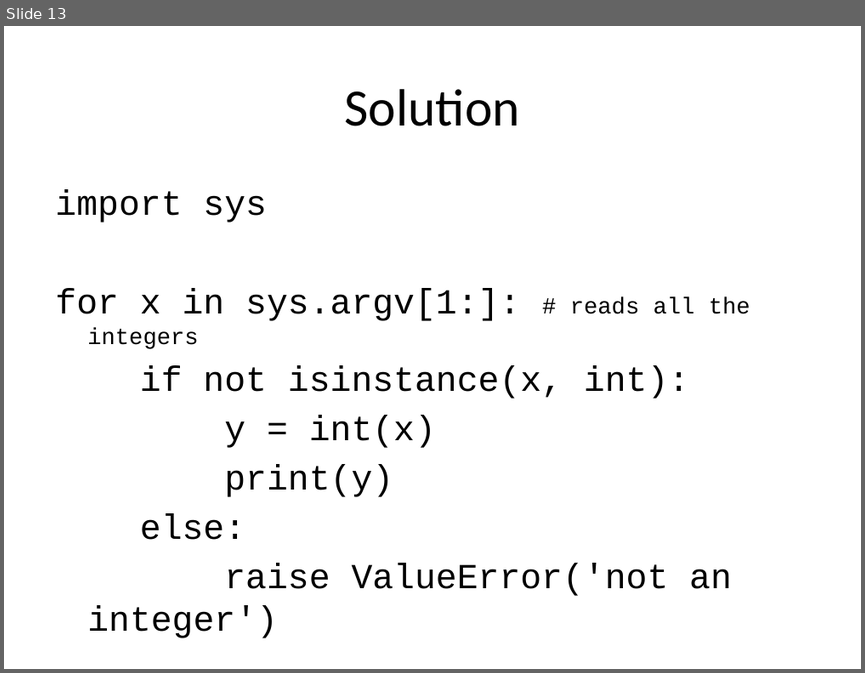
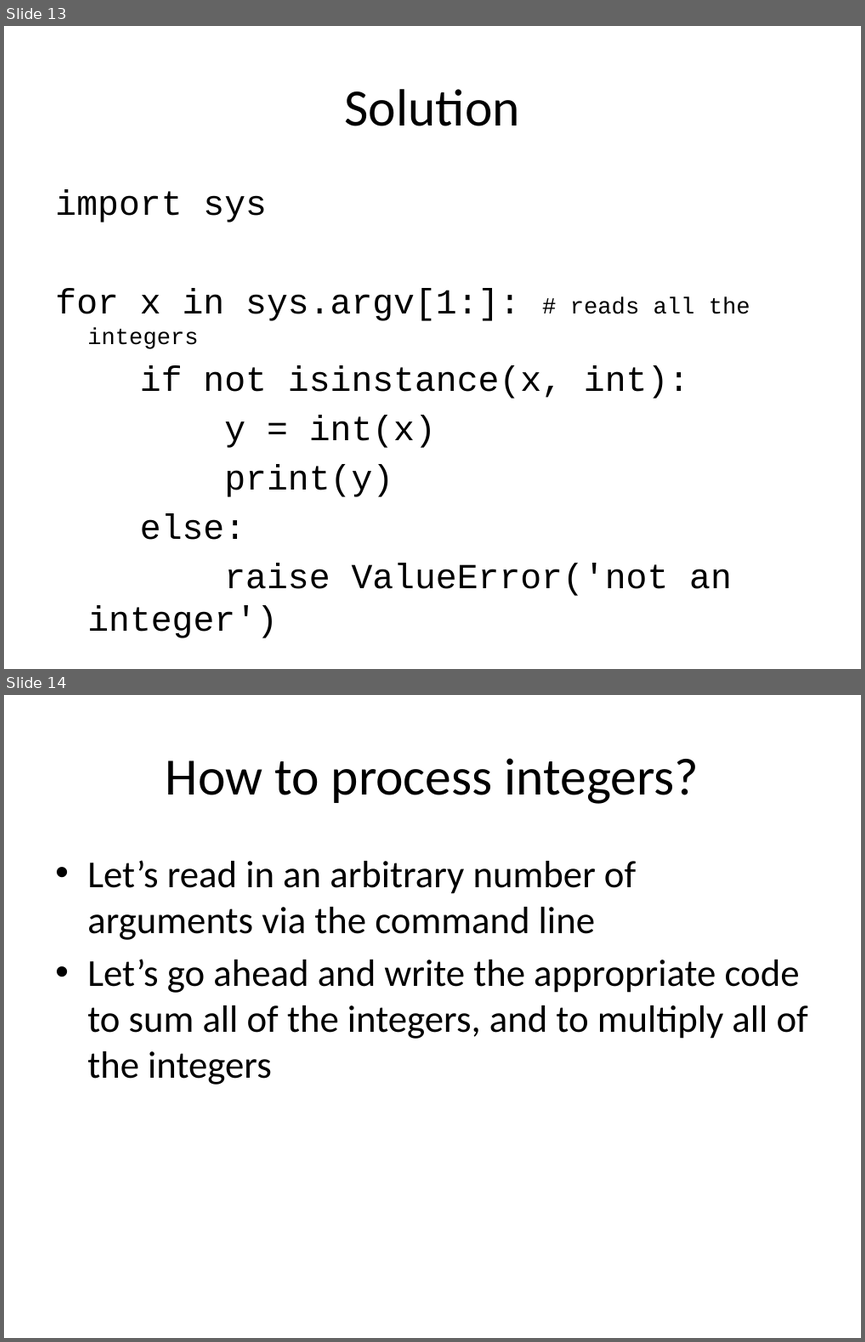
Before and after one commit to purcellconsult/python-mastery-crashcourse-one, a slide deck: slide_decks/commandlne_arguments_python.pptx. Shown one above the other, each under a label of ours: slide 13 before the commit, slides 13 and 14 after it. The pictures are 865x673 and 865x1342 pixels, drawn with LibreOffice and Linux fonts; fonts in the diff are those of the drawing. Boxes give left, top, right and bottom in pixels: in the first picture for what was removed or moved away, otherwise in the second. Text is boxed around its words. In the diff, an @@ line names an element or a change of style, - is before the commit and + after.

Commit message:
adding commandline option lesson

```diff
--- a/slide_decks/commandlne_arguments_python.pptx
+++ b/slide_decks/commandlne_arguments_python.pptx
@@ slide 14 added at box(4, 695, 861, 1338), background #FFFFFF @@
@@ title added at box(166, 758, 699, 804), 44 pt, text #000000 @@
+How to process integers?
@@ text added at box(87, 860, 808, 1084), 32 pt, text #000000 @@
+• Let’s read in an arbitrary number of arguments via the command line
+• Let’s go ahead and write the appropriate code to sum all of the integers, and to multiply all of the integers
```
Also in this commit, not shown: 2 slides changed, 7 other slides added, 9 slides removed, 4 other files.
